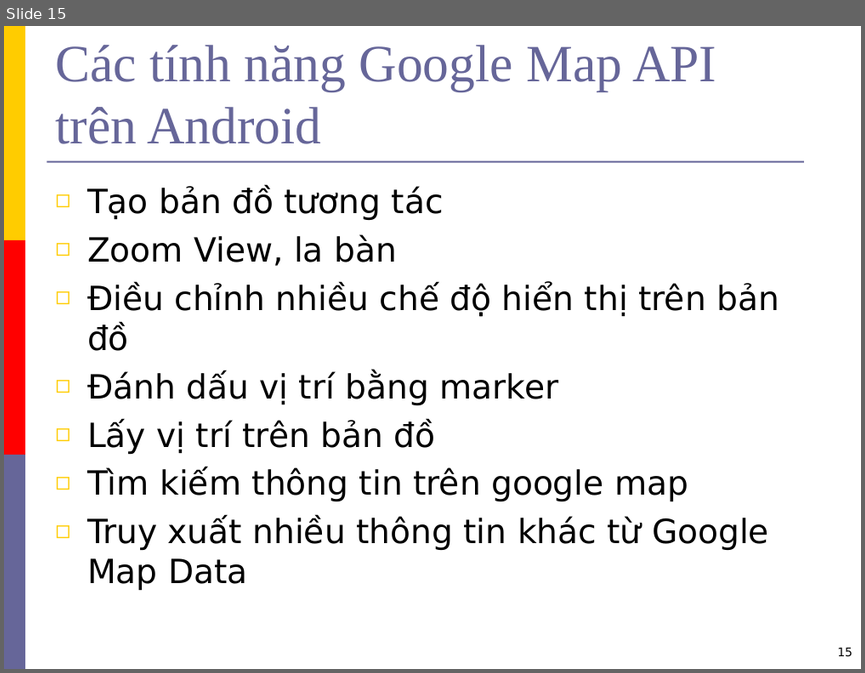
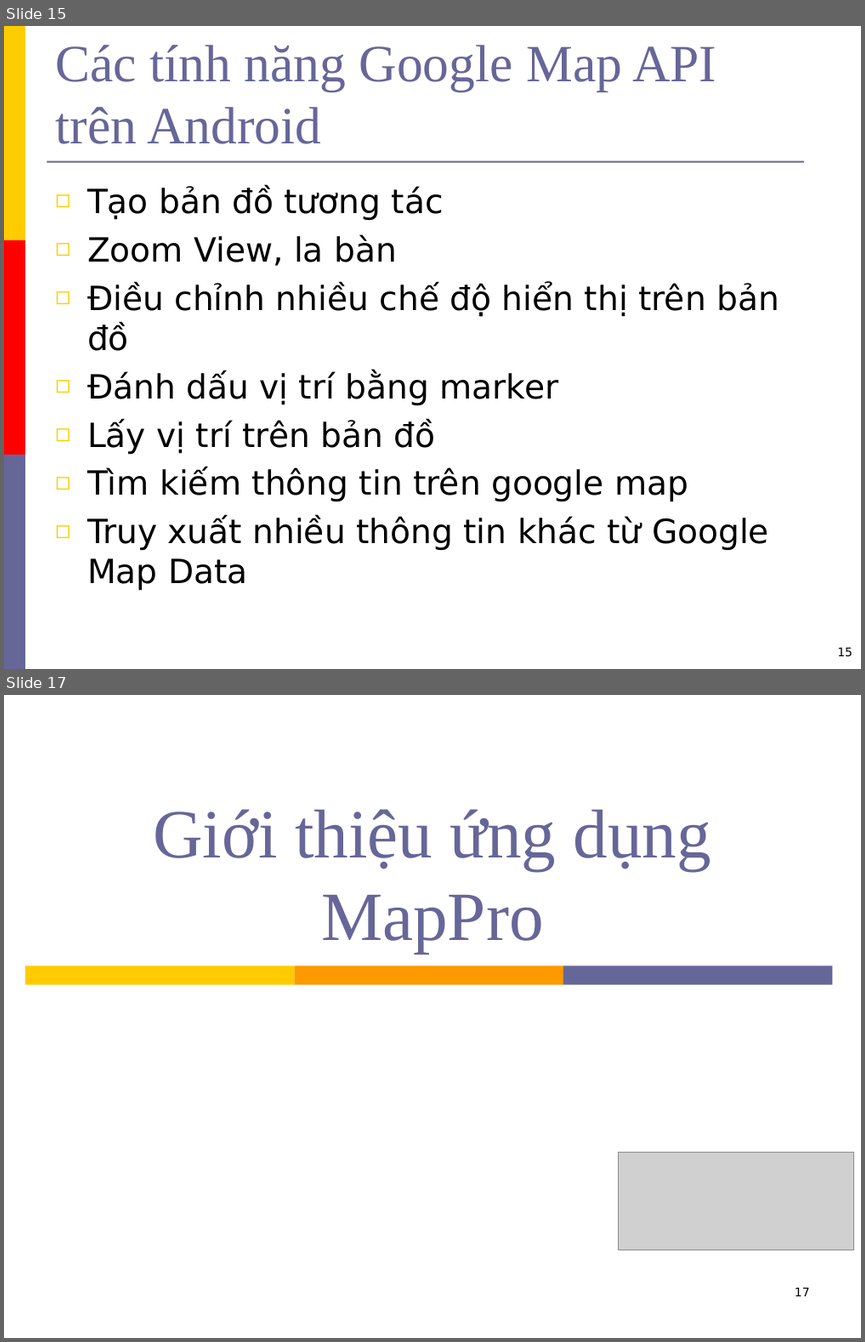
Before and after one commit to hungdien/google-map-api-and-map-on-android, a slide deck: Reports/Presentation.ppt. Shown one above the other, each under a label of ours: slide 15 before the commit, slides 15 and 17 after it; the slides between them are not shown. The pictures are 865x673 and 865x1342 pixels, drawn with LibreOffice and Linux fonts; fonts in the diff are those of the drawing; grey boxes stand for pictures; background and template pictures are left out. Boxes give left, top, right and bottom in pixels: in the first picture for what was removed or moved away, otherwise in the second. Text is boxed around its words. In the diff, an @@ line names an element or a change of style, - is before the commit and + after.

```diff
--- a/Reports/Presentation.ppt
+++ b/Reports/Presentation.ppt
@@ slide 17 added at <box>4,695,861,1338</box>, background #FFFFFF @@
@@ title added at <box>153,809,711,953</box>, 58 pt, text #666699 @@
+Giới thiệu ứng dụng MapPro
@@ rectangle added at <box>25,966,295,985</box>, fill #FFCC00 @@
@@ rectangle added at <box>295,966,563,985</box>, fill #FF9900 @@
@@ rectangle added at <box>563,966,833,985</box>, fill #666699 @@
@@ picture added at <box>619,1151,854,1249</box> @@
@@ page number added at <box>794,1287,810,1296</box>, 10 pt, text #000000 @@
+17
```
Also in this commit, not shown: 3 slides changed, 8 other slides added, 4 slides removed.
